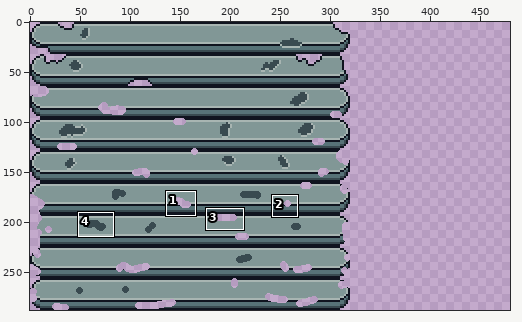
Two states of a pixel-art file, aseprite_files/Menu.aseprite. The picture above shows the old version from afar; the outline marks the close-up.
Close-up. Before the commit:
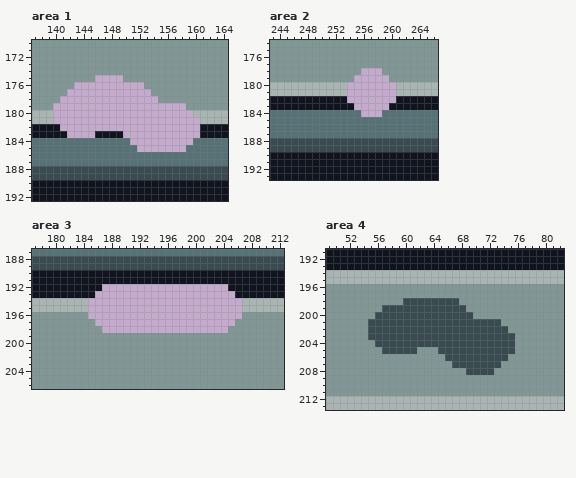
320x288 pixels, 1 frame. Shown: area 1: x 137..164, y 170..192; area 2: x 243..266, y 174..193; area 3: x 177..212, y 187..206; area 4: x 49..82, y 191..213. The old version is drawn lined up with the new one, on the new canvas. The commit also changed other parts of the picture, which this record leaves out.
After:
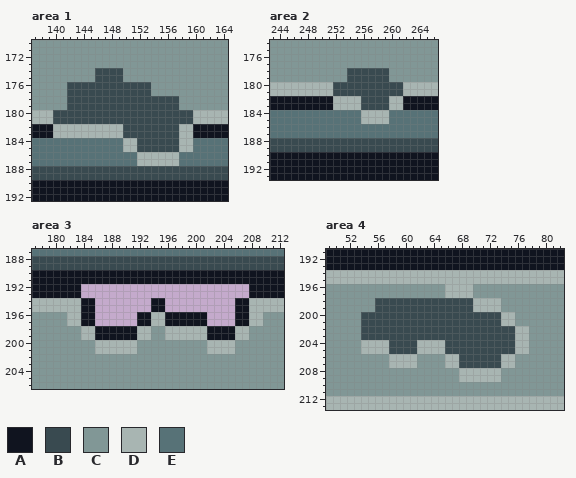
Palette (. is transparent): A #10141f  B #394a50  C #819796  D #a8b5b2  E #577277
From old to new:
canvas 320x288 -> 480x288
Area 1:
y 174: x 146..149 CCCC -> BBBB
y 175: x 146..149 .... -> BBBB
y 176: x 142..153 C..........C -> BBBBBBBBBBBB
y 177: x 142..153 ............ -> BBBBBBBBBBBB
y 178: x 141..157 ..............CCC -> CBBBBBBBBBBBBBBBB
y 179: x 140..158 ................... -> CCBBBBBBBBBBBBBBBBC
y 180: x 140..159 .................... -> BBBBBBBBBBBBBBBBBBBB
y 181: x 140..160 ..................... -> BBBBBBBBBBBBBBBBBBBBD
y 182: x 140..160 A.................... -> DDDDDDDDDDBBBBBBBBDDA
y 183: x 140..160 AA....AAAA........... -> DDDDDDDDDDBBBBBBBBDDA
y 184: x 150..159 E......... -> DDBBBBBBDD
y 185: x 150..159 EE.......E -> DDBBBBBBDD
y 186..187: x 152..157 EEEEEE -> DDDDDD
Area 2:
y 178: x 254..259 CC...C -> BBBBBB
y 179: x 254..259 C..... -> BBBBBB
y 180..181: x 252..261 DD.......D -> BBBBBBBBBB
y 182: x 252..261 AA.......A -> DDDDBBBBDD
y 183: x 252..261 AAA.....AA -> DDDDBBBBDD
y 184: x 256..259 ...E -> DDDD
y 185: x 256..259 EEEE -> DDDD
Area 3:
y 192: x 184..186 AAA -> ...; x 205..207 AAA -> ...
y 193: x 184..185 AA -> ..; x 206..207 AA -> ..
y 194..195: x 184..185 D. -> AA; x 194..195 .. -> AA; x 206..207 .D -> AA
y 196: x 182..185 CCC. -> DDAA; x 192..201 .......... -> AADDAAAAAA; x 206..209 .CCC -> AADD
y 197: x 182..185 CCCC -> DDAA; x 192..201 .......... -> AADDAAAAAA; x 206..209 CCCC -> AADD
y 198: x 184..207 CCC..................CCC -> DDAAAAAADDCCDDDDDDAAAADD
y 199: x 184..193 CCCCCCCCCC -> DDAAAAAADD; x 196..207 CCCCCCCCCCCC -> DDDDDDAAAADD
y 200..201: x 186..191 CCCCCC -> DDDDDD; x 202..205 CCCC -> DDDD
Area 4:
y 196..197: x 66..69 CCCC -> DDDD
y 198: x 56..59 CCCC -> BBBB; x 68..73 CCCCCC -> BBDDDD
y 199: x 56 C -> B; x 69..73 CCCCC -> BDDDD
y 200: x 54..55 CC -> BB; x 70..75 CCCCCC -> BBBBDD
y 201: x 54 C -> B; x 74..75 CC -> DD
y 202: x 54 C -> B; x 75..77 CCC -> BDD
y 203: x 54 C -> B; x 76..77 CC -> DD
y 204: x 54..57 CCBB -> DDDD; x 62..65 BBBB -> DDDD; x 76..77 CC -> DD
y 205: x 54..57 CCCB -> DDDD; x 62..65 CCCB -> DDDD; x 76..77 CC -> DD
y 206: x 58..61 CCCC -> DDDD; x 66..67 BB -> DD; x 74..75 BC -> DD
y 207: x 58..61 CCCC -> DDDD; x 66..67 CB -> DD; x 74..75 CC -> DD
y 208: x 68..73 CBBBBC -> DDDDDD
y 209: x 68..73 CCCCCC -> DDDDDD
Boxes around the changes in both close-ups, in picture pixels (x1, y1, x2, y2):
changed: (53, 68, 200, 166)
changed: (333, 68, 403, 124)
changed: (67, 284, 263, 354)
changed: (361, 284, 529, 382)
